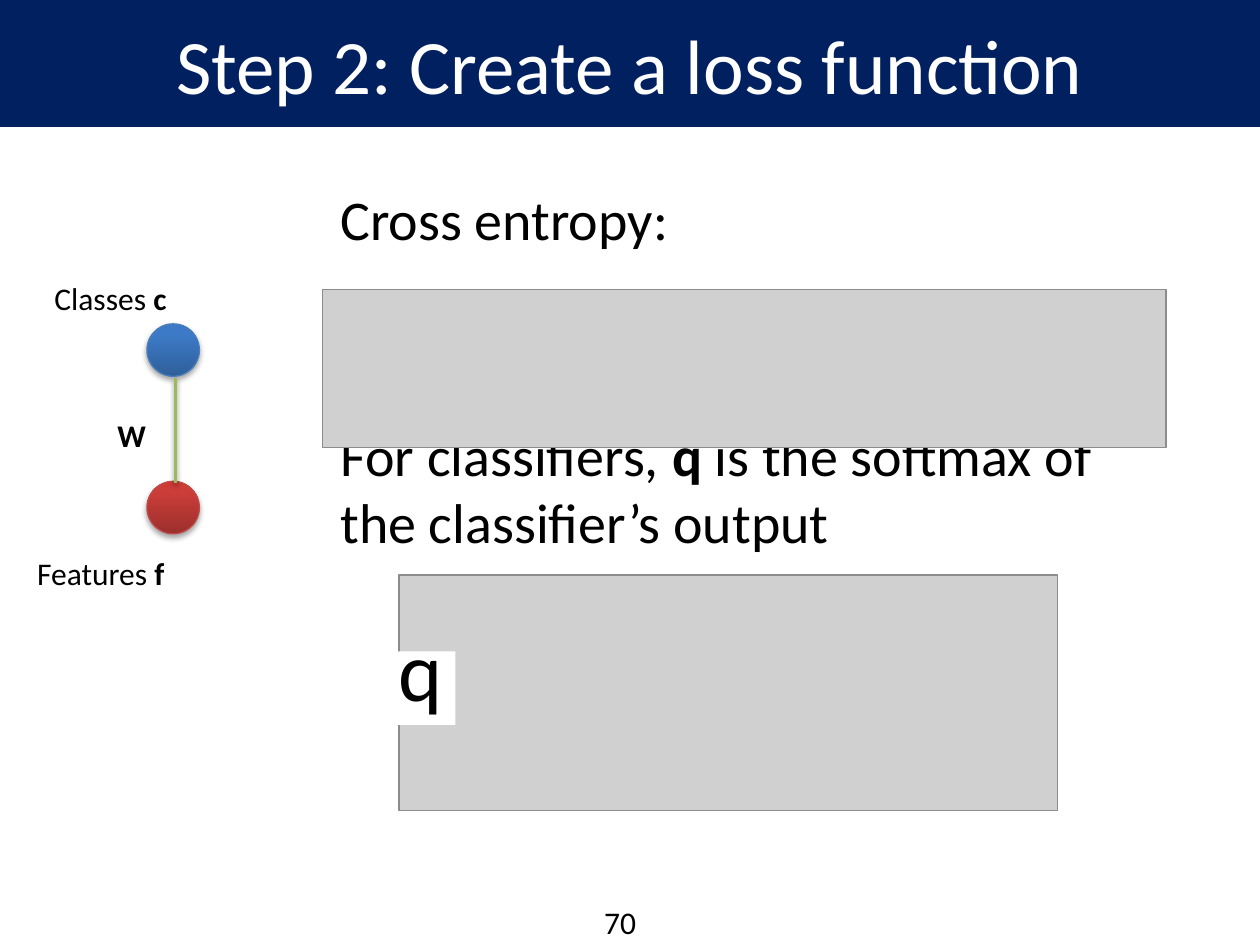
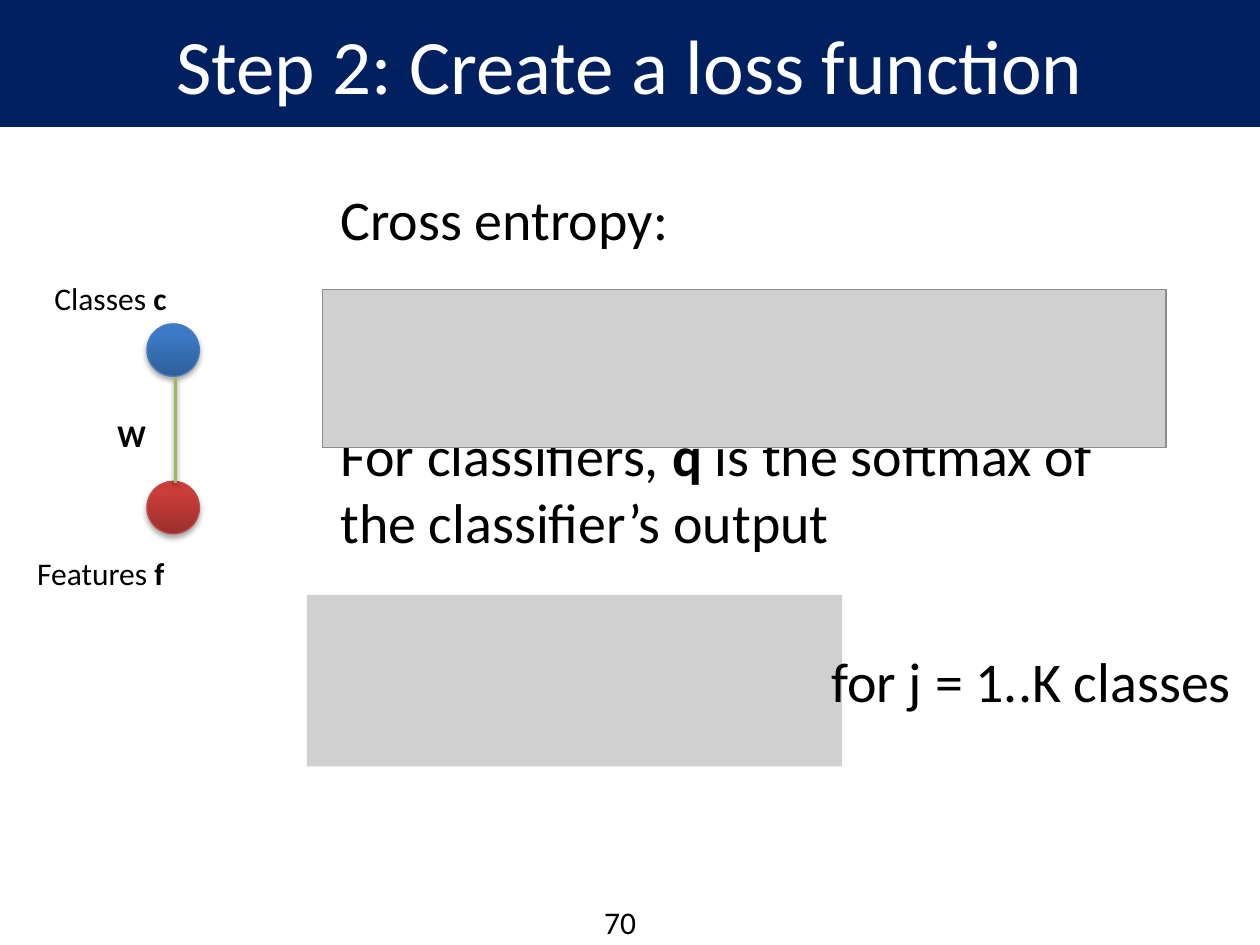
Before and after one commit to aiaioo/DeepLearningBasicsTutorial, a slide deck: slide 70 of DeepLearningBasics.pptx. Drawn at 1260x945 pixels with LibreOffice and Linux fonts; fonts in the diff are those of the drawing; grey boxes stand for pictures; background and template pictures are left out. Boxes give left, top, right and bottom in pixels: in the first picture for what was removed or moved away, otherwise in the second. Text is boxed around its words. In the diff, an @@ line names an element or a change of style, - is before the commit and + after.

Commit message:
Redid slides 70-73, fixed math mistakes in formula, and also explained softmax in intuitive way, tied to probabilistic concepts

```diff
--- a/DeepLearningBasics.pptx
+++ b/DeepLearningBasics.pptx
@@ picture added at bbox=[306, 595, 842, 766] @@
@@ picture removed at bbox=[399, 575, 1058, 810] @@
@@ rectangle removed at bbox=[384, 651, 455, 724] @@
@@ text removed at bbox=[399, 631, 443, 715] @@
-q
@@ text added at bbox=[831, 655, 1231, 715], 32 pt, text #000000 @@
+for j = 1..K classes
```
Also in this commit, not shown: 1 other slide changed, 2 slides added.
